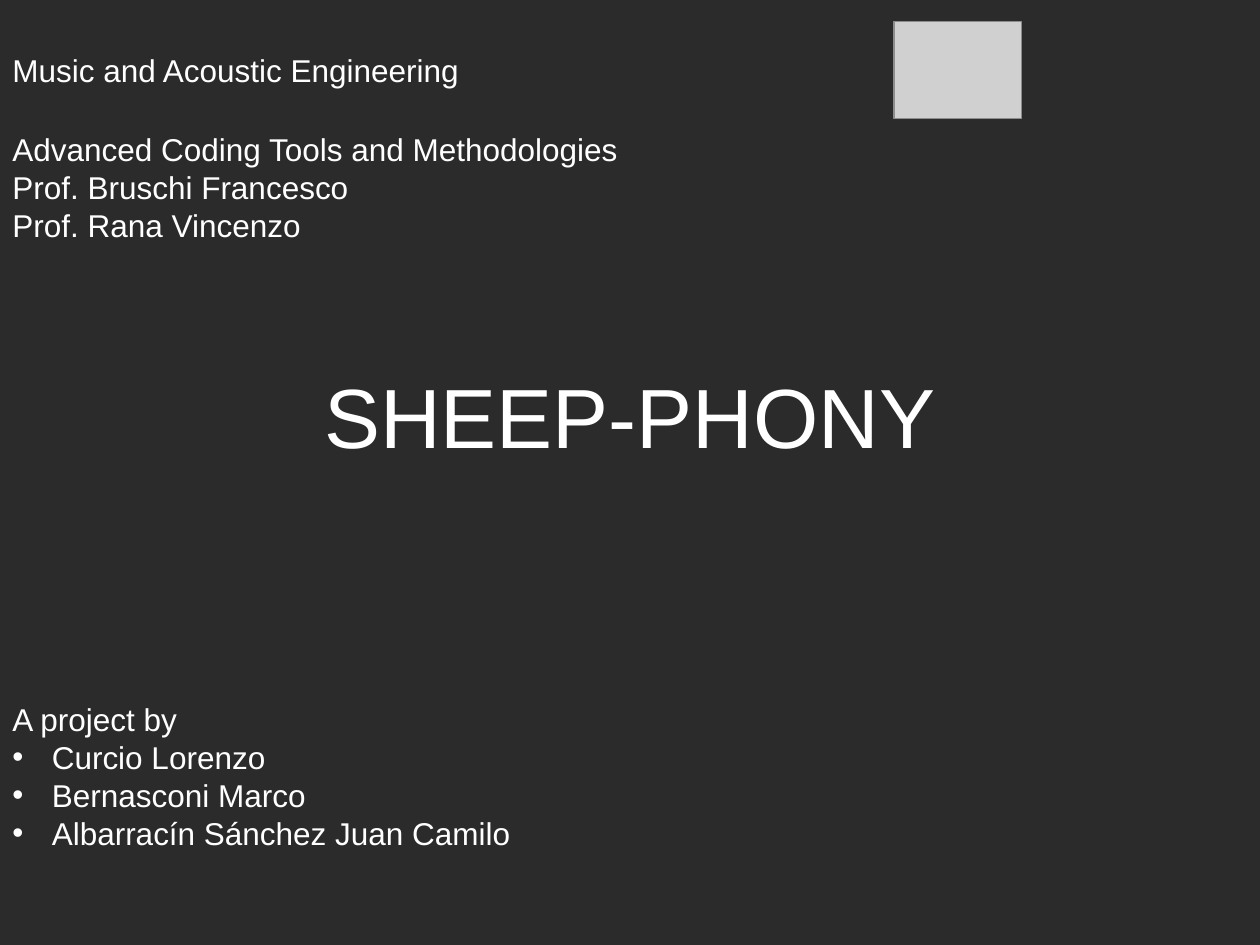
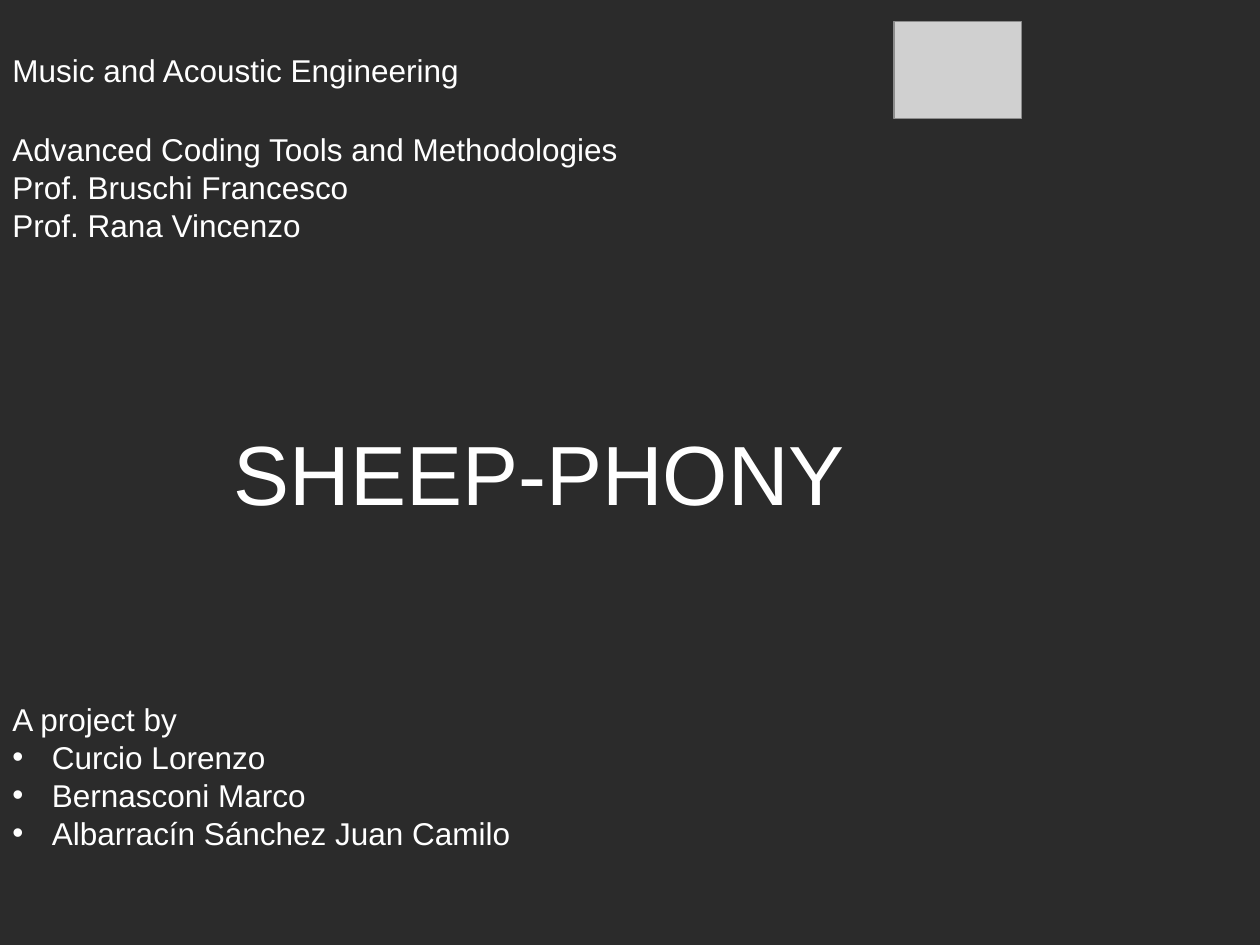
Before and after one commit to LorenzoCurcio/Progetto-ACTAM, a slide deck: slide 1 of Presentazione.pptx. Drawn at 1260x945 pixels with LibreOffice and Linux fonts; fonts in the diff are those of the drawing; grey boxes stand for pictures; background and template pictures are left out; a plain dark background stands for a picture behind light text. Boxes give left, top, right and bottom in pixels: in the first picture for what was removed or moved away, otherwise in the second. Text is boxed around its words. In the diff, an @@ line names an element or a change of style, - is before the commit and + after.

```diff
--- a/Presentazione.pptx
+++ b/Presentazione.pptx
@@ text "SHEEP-PHONY": place and size @@
-text "SHEEP-PHONY" at bbox=[324, 389, 935, 449]
+text "SHEEP-PHONY" at bbox=[234, 446, 845, 506]
```
Also in this commit, not shown: 6 other slides changed, 1 other file.
